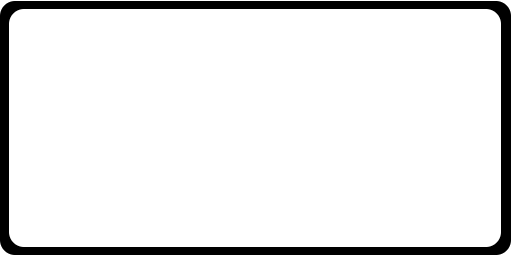
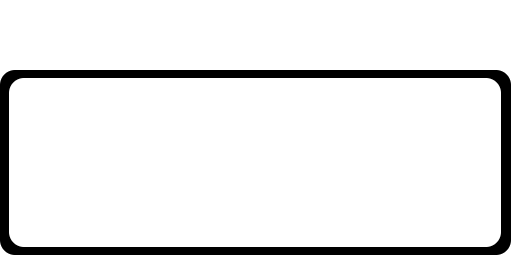
Layered file, before and after one edit (512 × 256). Changes by layer:
painted on "Background" over 0, 1, 511, 93
